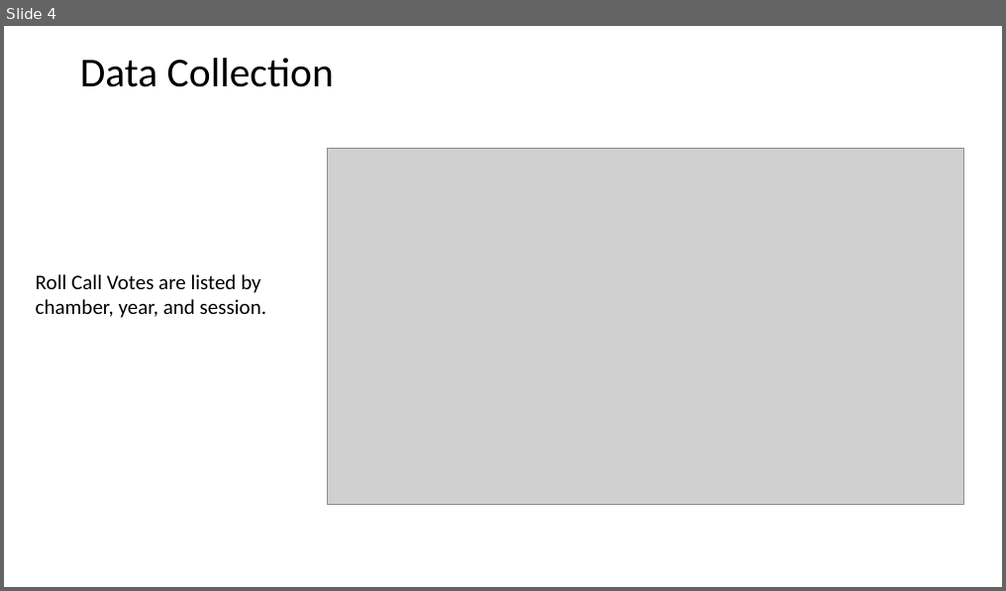
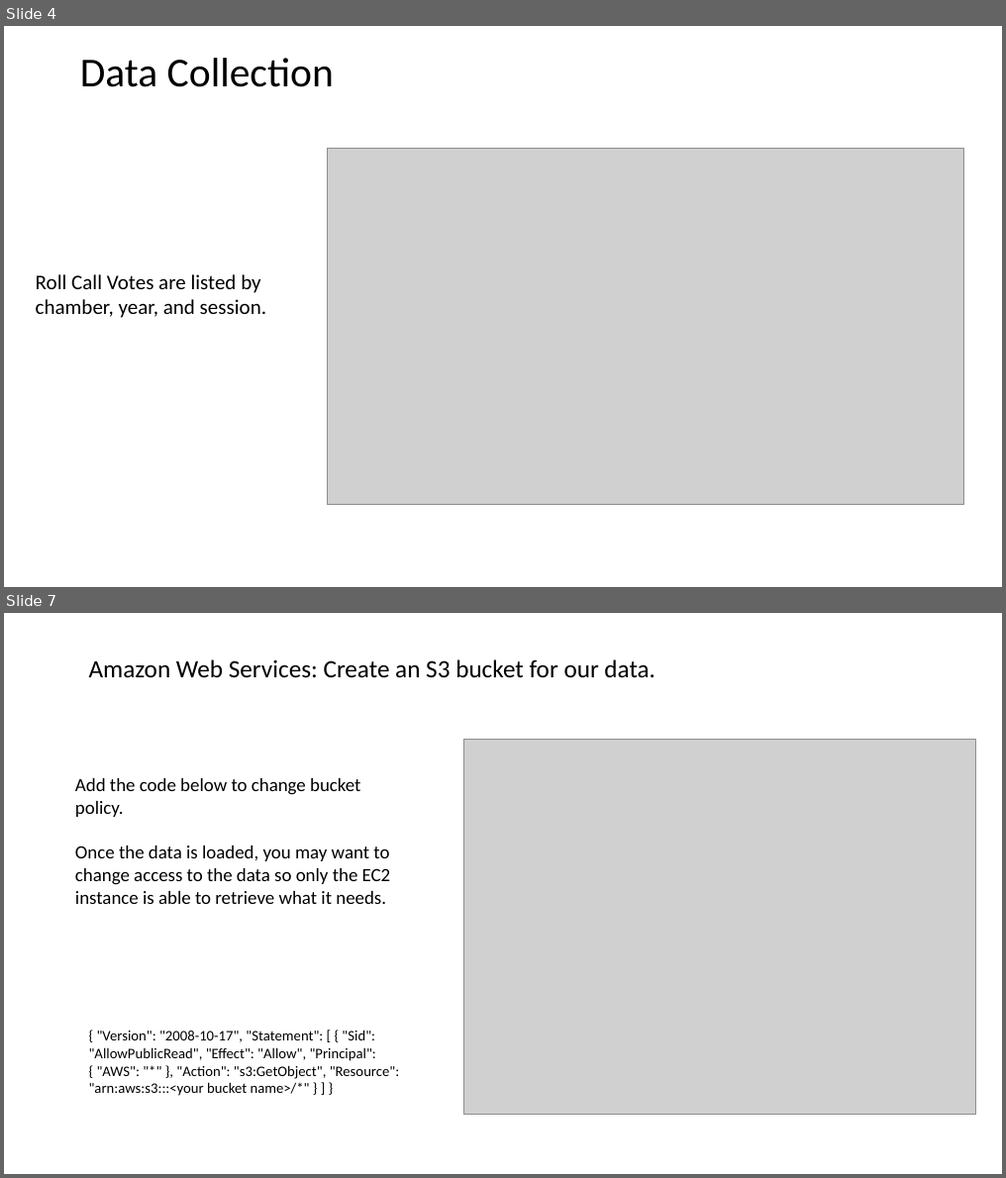
Before and after one commit to BruceZu/galvanize_capstone, a slide deck: Galvanize Capstone Process.pptx. Shown one above the other, each under a label of ours: slide 4 before the commit, slides 4 and 7 after it; the slides between them are not shown. The pictures are 1006x591 and 1006x1178 pixels, drawn with LibreOffice and Linux fonts; fonts in the diff are those of the drawing; grey boxes stand for pictures. Boxes give left, top, right and bottom in pixels: in the first picture for what was removed or moved away, otherwise in the second. Text is boxed around its words. In the diff, an @@ line names an element or a change of style, - is before the commit and + after.

```diff
--- a/Galvanize Capstone Process.pptx
+++ b/Galvanize Capstone Process.pptx
@@ slide 7 added at box(4, 613, 1002, 1174), background #FFFFFF @@
@@ text added at box(89, 660, 655, 678), 24 pt, text #000000 @@
+Amazon Web Services: Create an S3 bucket for our data.
@@ picture added at box(463, 739, 976, 1115) @@
@@ text added at box(75, 778, 391, 904), 18 pt, text #000000 @@
+Add the code below to change bucket policy.
+Once the data is loaded, you may want to change access to the data so only the EC2 instance is able to retrieve what it needs.
@@ text added at box(89, 1030, 399, 1096), 14 pt, text #000000 @@
+{ "Version": "2008-10-17", "Statement": [ { "Sid": "AllowPublicRead", "Effect": "Allow", "Principal": { "AWS": "*" }, "Action": "s3:GetObject", "Resource": "arn:aws:s3:::<your bucket name>/*" } ] }
```
Also in this commit, not shown: 3 other slides added, 21 other files.
